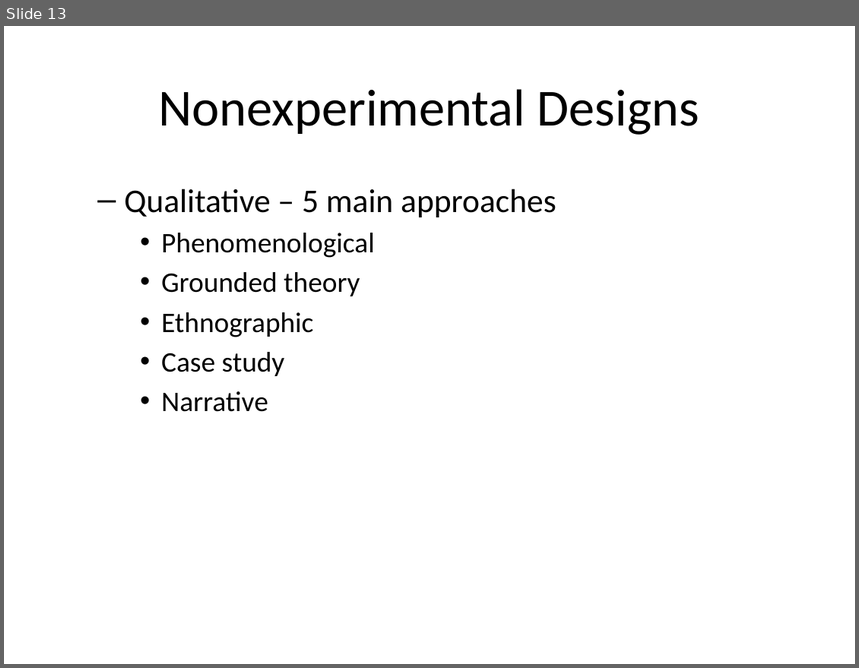
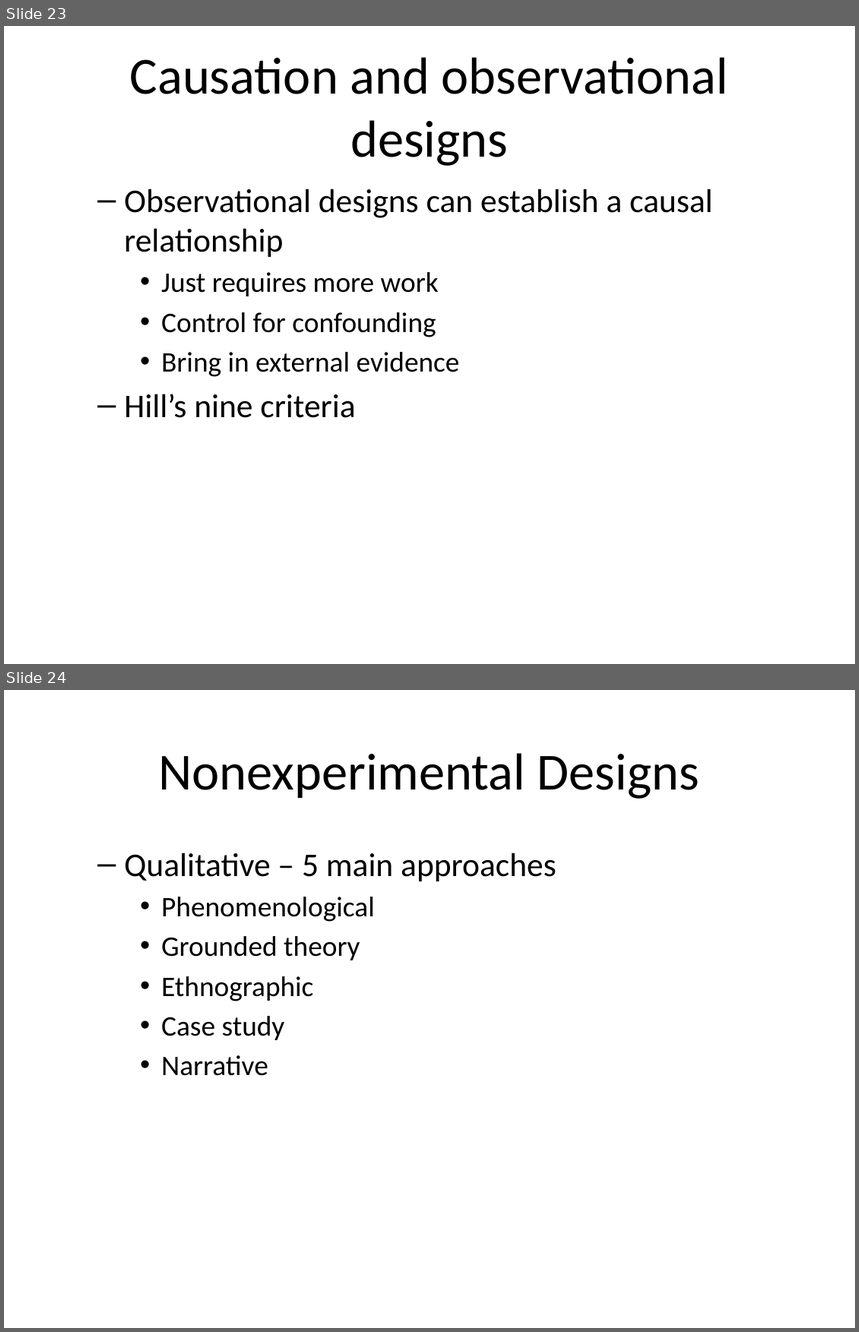
Before and after one commit to classes-medb/5510, a slide deck: src/video-06-non-experimental-studies.pptx. Shown one above the other, each under a label of ours: slide 13 before the commit, slides 23 and 24 after it. The pictures are 859x668 and 859x1332 pixels, drawn with LibreOffice and Linux fonts; fonts in the diff are those of the drawing. Boxes give left, top, right and bottom in pixels: in the first picture for what was removed or moved away, otherwise in the second. Text is boxed around its words. In the diff, an @@ line names an element or a change of style, - is before the commit and + after.

```diff
--- a/src/video-06-non-experimental-studies.pptx
+++ b/src/video-06-non-experimental-studies.pptx
@@ slide 23 added at <box>4,26,855,664</box>, background #FFFFFF @@
@@ title added at <box>130,57,729,166</box>, 44 pt, text #000000 @@
+Causation and observational designs
@@ text added at <box>124,189,713,418</box>, 28 pt, text #000000 @@
+  – Observational designs can establish a causal relationship
+    • Just requires more work
+    • Control for confounding
+    • Bring in external evidence
+  – Hill’s nine criteria
@@ what was slide 13 is now slide 24 @@
```
Also in this commit, not shown: 20 other slides added, 3 slides removed, 7 other files.
